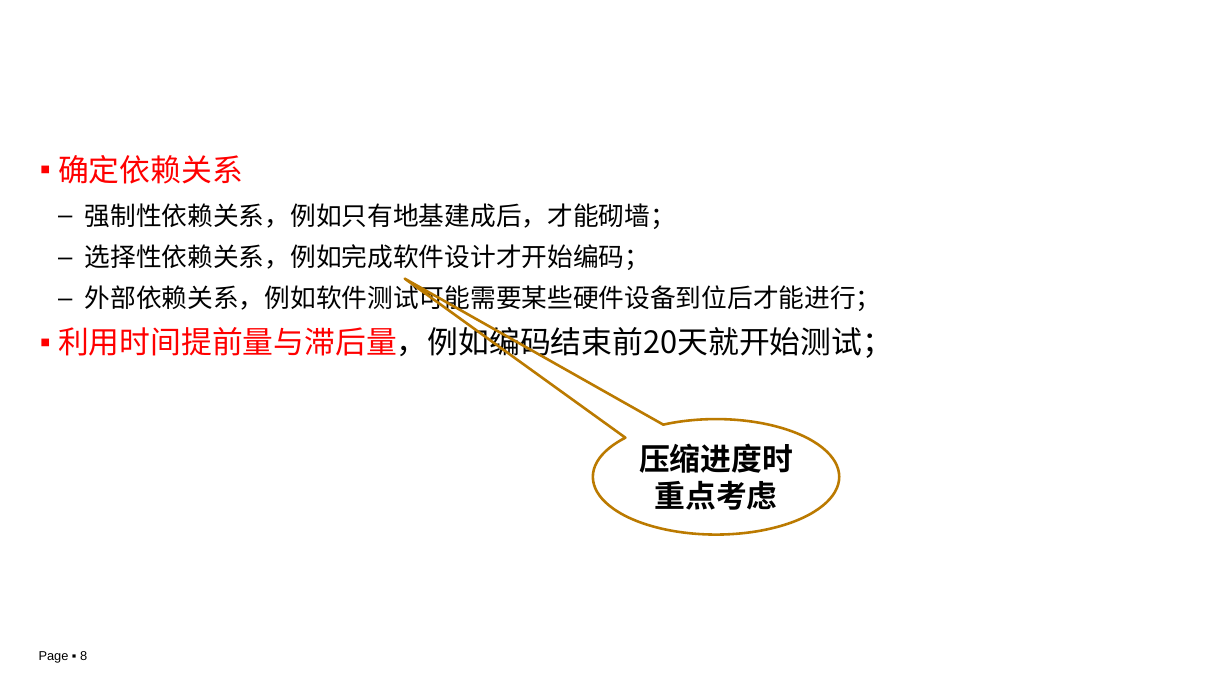
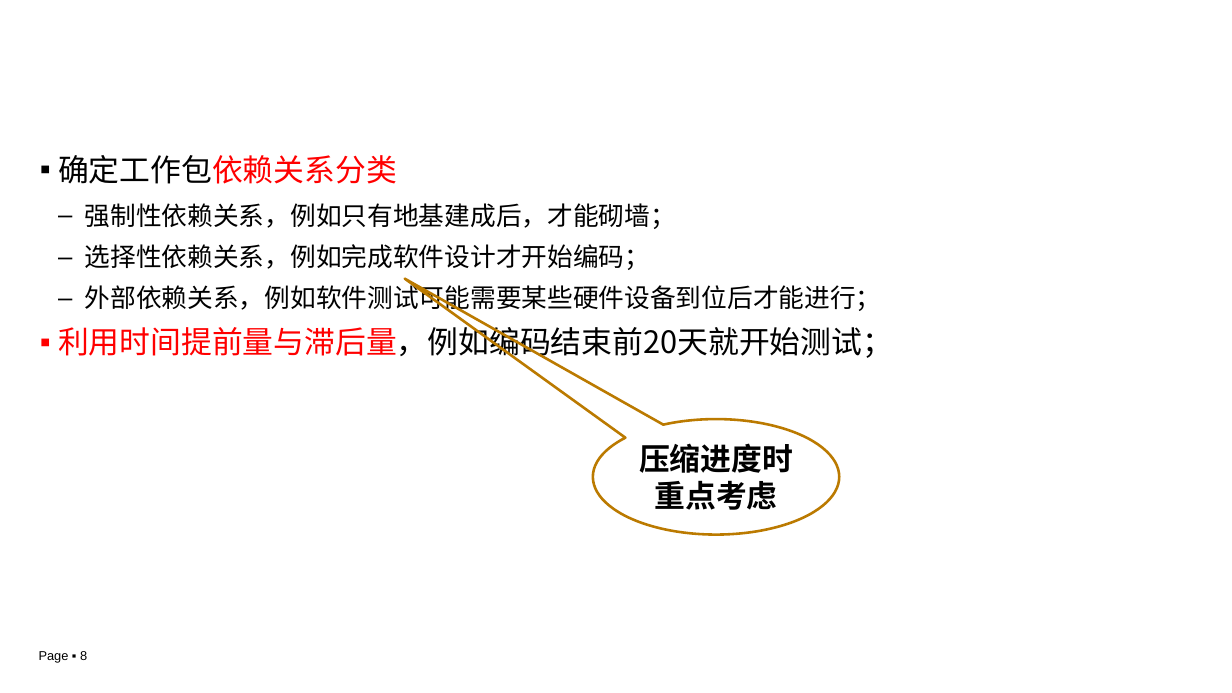
Before and after one commit to edu2act/course-IT-Project-Management, a slide deck: slide 8 of materials/slides/ch03-2.pptx. Drawn at 1232x693 pixels with LibreOffice and Linux fonts; fonts in the diff are those of the drawing; background and template pictures are left out. Boxes give left, top, right and bottom in pixels: in the first picture for what was removed or moved away, otherwise in the second. Text is boxed around its words. In the diff, an @@ line names an element or a change of style, - is before the commit and + after.

```diff
--- a/materials/slides/ch03-2.pptx
+++ b/materials/slides/ch03-2.pptx
@@ text at [58,155,397,184]: text changed @@
-▪ 确定依赖关系
+▪ 确定工作包依赖关系分类
```
Also in this commit, not shown: 8 other slides changed, 1 slide removed, 1 other file.
